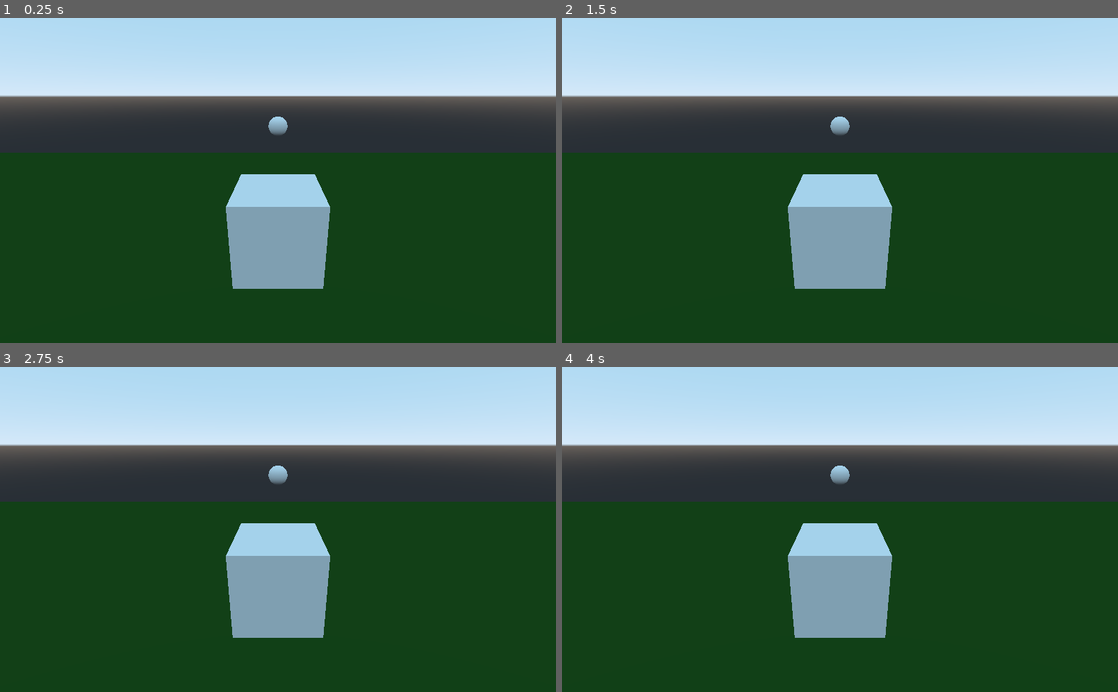
Above: before the commit, frames 1-4 (two rows, left to right).
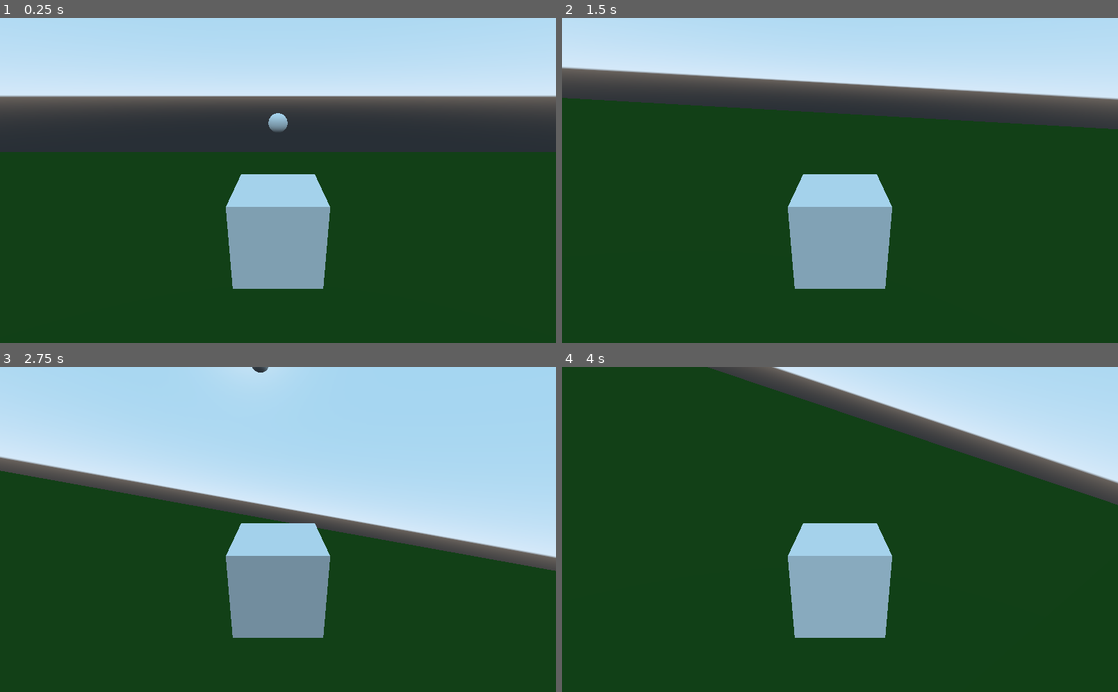
Above: after the commit, the same moments.

Repository: yh17/E12b-Github
Game: Godot game, scene res://Game.tscn
Same seed, same stepped clock (60 frames per second), same inputs: the game is played once before the commit and once after it.
Inputs (mouse positions are in pixels of both pictures, inside the frame that each line leads up to):
- Up to frame 1 (0.25 s): no input
- Up to frame 2 (1.5 s): move the mouse to (962, 164) at 0.52 s; move the mouse to (728, 196) at 1.27 s
- Up to frame 3 (2.75 s): move the mouse to (333, 458) at 2.02 s
- Up to frame 4 (4 s): tap Enter at 2.75 s; move the mouse to (812, 594) at 2.77 s; tap Space at 3.5 s; move the mouse to (1006, 578) at 3.52 s

The runs differ from the first frame. In frame 1, 0.3% of the frame differs, in the area x 0-100%, y 29-42%; in frame 2, 18%; in frame 3, 30%; in frame 4, 32%, in the area x 0-100%, y 0-43%.

Commit message:
complete assignment

Diff:
--- a/Game.tscn
+++ b/Game.tscn
@@ -1,5 +1,6 @@
-[gd_scene load_steps=9 format=2]
+[gd_scene load_steps=10 format=2]
 
+[ext_resource path="res://Player.gd" type="Script" id=1]
 [ext_resource path="res://Game.gd" type="Script" id=2]
 
 [sub_resource type="CubeMesh" id=1]
@@ -26,6 +27,7 @@
 
 [node name="Player" type="KinematicBody" parent="."]
 transform = Transform( 1, 0, 0, 0, 1, 0, 0, 0, 1, 0, 20, 0 )
+script = ExtResource( 1 )
 
 [node name="Reference" type="Spatial" parent="Player"]
 
--- /dev/null
+++ b/Player.gd
@@ -0,0 +1,53 @@
+extends KinematicBody
+
+var velocity = Vector3()
+var gravity = -9.8
+var speed = 8
+var mouse_sensitivity = 0.002
+var mouse_range = 1.2
+var jump = 3
+var jumping = false
+
+var has_key = false
+var has_crate = false
+
+var health = 100
+
+func _ready():
+	Input.set_mouse_mode(Input.MOUSE_MODE_CAPTURED)
+
+func get_input():
+	var input_dir = Vector3()
+	if Input.is_action_pressed("forward"):
+		input_dir += -Camera.global_transform.basis.z
+	if Input.is_action_pressed("back"):
+		input_dir += Camera.global_transform.basis.z
+	if Input.is_action_pressed("left"):
+		input_dir += -Camera.global_transform.basis.x
+	if Input.is_action_pressed("right"):
+		input_dir += Camera.global_transform.basis.x
+	if Input.is_action_pressed("jump"):
+		jumping = true
+	input_dir = input_dir.normalized()
+	return input_dir
+
+
+func _physics_process(delta):
+	if health <= 0:
+		return
+	velocity.y += gravity * delta
+	var desired_velocity = get_input() * speed
+
+	velocity.x = desired_velocity.x
+	velocity.z = desired_velocity.z
+	if jumping and is_on_floor():
+		velocity.y = jump
+	jumping = false
+	velocity = move_and_slide(velocity, Vector3.UP, true)
+
+func _unhandled_input(event):
+	if health <= 0:
+		return
+	if event is InputEventMouseMotion and Input.get_mouse_mode() == Input.MOUSE_MODE_CAPTURED:
+		rotate_x(-event.relative.y * mouse_sensitivity)
+		rotate_y(-event.relative.x * mouse_sensitivity)
